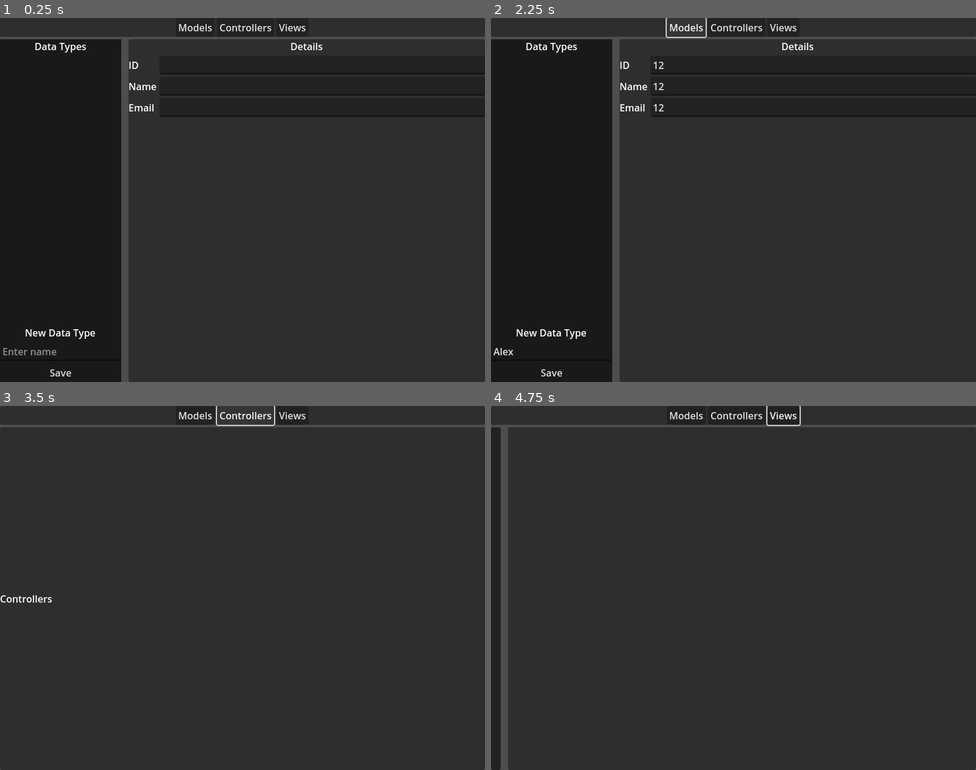
Above: before the commit, frames 1-4 (two rows, left to right).
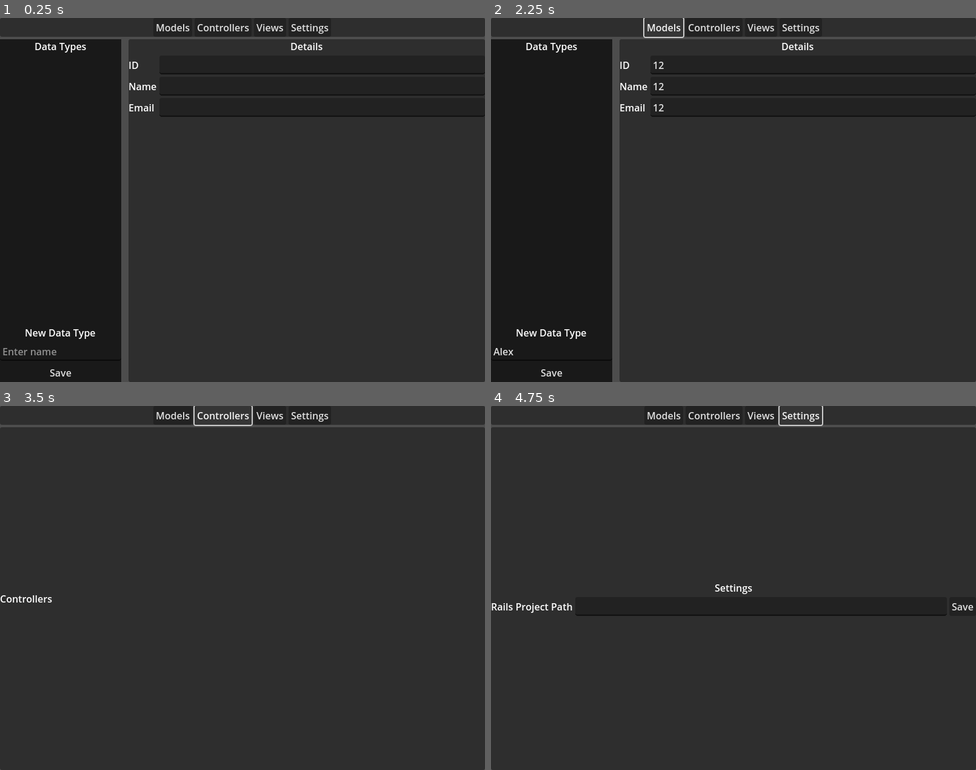
Above: after the commit, the same moments.

Repository: nofatetech/railsgui1
Game: Godot game, scene res://MainScene.tscn
Two runs of this game, one before a commit and one after it. Both use one fixed random seed, a clock stepped at 60 frames per second and the inputs below.
Inputs (mouse positions are in pixels of both pictures, inside the frame that each line leads up to):
- Up to frame 1 (0.25 s): no input
- Up to frame 2 (2.25 s): click (549, 352) at 0.52 s; type "Alex" at 0.6 s; click (811, 65) at 0.75 s; type "12" at 0.83 s; click (811, 87) at 0.98 s; type "12" at 1.07 s; click (811, 109) at 1.27 s; type "12" at 1.35 s; click "Models" at 2 s
- Up to frame 3 (3.5 s): click "Controllers" at 2.75 s
- Up to frame 4 (4.75 s): click "Views" at 3.5 s; click (801, 416) at 4.25 s, where only the run after the commit has a clickable "Settings"

The runs differ from the first frame. In frame 1, 0.4% of the frame differs, in the area x 32-68%, y 1-5%; in frame 2, 0.5%; in frame 3, 0.5%; in frame 4, 2.4%, in the area x 0-100%, y 0-100%.

Commit message:
setting page; read rails path from settings page

Diff:
--- a/redotsrc/railsgui1/Main.gd
+++ b/redotsrc/railsgui1/Main.gd
@@ -3,20 +3,41 @@
 @onready var models_container = $VBoxContainer/ModelsContainer
 @onready var controllers_container = $VBoxContainer/ControllersContainer
 @onready var views_container = $VBoxContainer/ViewsContainer
+@onready var settings_container = $VBoxContainer/SettingsContainer
 @onready var line_edit_new_type = $VBoxContainer/ModelsContainer/Sidebar/VBoxContainer/NewDataTypeForm/LineEditNewType
 @onready var model_list = $VBoxContainer/ModelsContainer/Sidebar/VBoxContainer/ModelList
+@onready var line_edit_project_path = $VBoxContainer/SettingsContainer/VBoxContainer/HBoxContainer/LineEditProjectPath
 
-var rails_project_path = "/home/user1/dev/railsgui1/railsgui1_rails_projects/railsproject1"
+var rails_project_path = ""
+var settings_file = "user://settings.cfg"
 
 func _ready():
 	models_container.show()
 	controllers_container.hide()
 	views_container.hide()
+	settings_container.hide()
+	_load_settings()
 	_load_models()
+
+
+func _load_settings():
+	var config = ConfigFile.new()
+	var err = config.load(settings_file)
+	if err == OK:
+		rails_project_path = config.get_value("paths", "rails_project", "")
+		line_edit_project_path.text = rails_project_path
+
+func _save_settings():
+	var config = ConfigFile.new()
+	config.set_value("paths", "rails_project", rails_project_path)
+	config.save(settings_file)
 
 
 func _load_models():
 	model_list.clear()
+
+	if rails_project_path.is_empty():
+		return
 
 	var output = []
 	var command = "cd " + rails_project_path + " && ls app/models/*.rb"
@@ -38,23 +59,38 @@
 			print(line)
 
 
-
 func _on_ModelsButton_pressed():
 	models_container.show()
 	controllers_container.hide()
 	views_container.hide()
+	settings_container.hide()
 
 
 func _on_ControllersButton_pressed():
 	models_container.hide()
 	controllers_container.show()
 	views_container.hide()
+	settings_container.hide()
 
 
 func _on_ViewsButton_pressed():
 	models_container.hide()
 	controllers_container.hide()
 	views_container.show()
+	settings_container.hide()
+
+
+func _on_SettingsButton_pressed():
+	models_container.hide()
+	controllers_container.hide()
+	views_container.hide()
+	settings_container.show()
+
+
+func _on_ButtonSaveSettings_pressed():
+	rails_project_path = line_edit_project_path.text
+	_save_settings()
+	_load_models()
 
 
 func _on_ButtonSaveNewType_pressed():
@@ -62,8 +98,7 @@
 	if type_name.is_empty():
 		return
 
-	var command = "cd " + rails_project_path + " && rails generate scaffold " + type_name + " title:string"
-	print("command: ", command)
+	var command = "cd " + rails_project_path + " && rails generate scaffold " + type_name + ""
 
 	var output = []
 	var exit_code = OS.execute("bash", ["-l", "-c", command], output, true)
--- a/redotsrc/railsgui1/MainScene.tscn
+++ b/redotsrc/railsgui1/MainScene.tscn
@@ -40,6 +40,10 @@
 [node name="ViewsButton" type="Button" parent="VBoxContainer/MenuContainer/HBoxContainer"]
 layout_mode = 2
 text = "Views"
+
+[node name="SettingsButton" type="Button" parent="VBoxContainer/MenuContainer/HBoxContainer"]
+layout_mode = 2
+text = "Settings"
 
 [node name="ModelsContainer" type="HSplitContainer" parent="VBoxContainer"]
 layout_mode = 2
@@ -141,7 +145,39 @@
 [node name="ViewContent" type="PanelContainer" parent="VBoxContainer/ViewsContainer"]
 layout_mode = 2
 
+[node name="SettingsContainer" type="PanelContainer" parent="VBoxContainer"]
+visible = false
+layout_mode = 2
+size_flags_vertical = 3
+
+[node name="VBoxContainer" type="VBoxContainer" parent="VBoxContainer/SettingsContainer"]
+layout_mode = 2
+alignment = 1
+
+[node name="Label" type="Label" parent="VBoxContainer/SettingsContainer/VBoxContainer"]
+layout_mode = 2
+text = "Settings"
+horizontal_alignment = 1
+
+[node name="HBoxContainer" type="HBoxContainer" parent="VBoxContainer/SettingsContainer/VBoxContainer"]
+layout_mode = 2
+alignment = 1
+
+[node name="Label" type="Label" parent="VBoxContainer/SettingsContainer/VBoxContainer/HBoxContainer"]
+layout_mode = 2
+text = "Rails Project Path"
+
+[node name="LineEditProjectPath" type="LineEdit" parent="VBoxContainer/SettingsContainer/VBoxContainer/HBoxContainer"]
+layout_mode = 2
+size_flags_horizontal = 3
+
+[node name="ButtonSaveSettings" type="Button" parent="VBoxContainer/SettingsContainer/VBoxContainer/HBoxContainer"]
+layout_mode = 2
+text = "Save"
+
 [connection signal="pressed" from="VBoxContainer/MenuContainer/HBoxContainer/ModelsButton" to="." method="_on_ModelsButton_pressed"]
 [connection signal="pressed" from="VBoxContainer/MenuContainer/HBoxContainer/ControllersButton" to="." method="_on_ControllersButton_pressed"]
 [connection signal="pressed" from="VBoxContainer/MenuContainer/HBoxContainer/ViewsButton" to="." method="_on_ViewsButton_pressed"]
+[connection signal="pressed" from="VBoxContainer/MenuContainer/HBoxContainer/SettingsButton" to="." method="_on_SettingsButton_pressed"]
 [connection signal="pressed" from="VBoxContainer/ModelsContainer/Sidebar/VBoxContainer/NewDataTypeForm/ButtonSaveNewType" to="." method="_on_ButtonSaveNewType_pressed"]
+[connection signal="pressed" from="VBoxContainer/SettingsContainer/VBoxContainer/HBoxContainer/ButtonSaveSettings" to="." method="_on_ButtonSaveSettings_pressed"]
